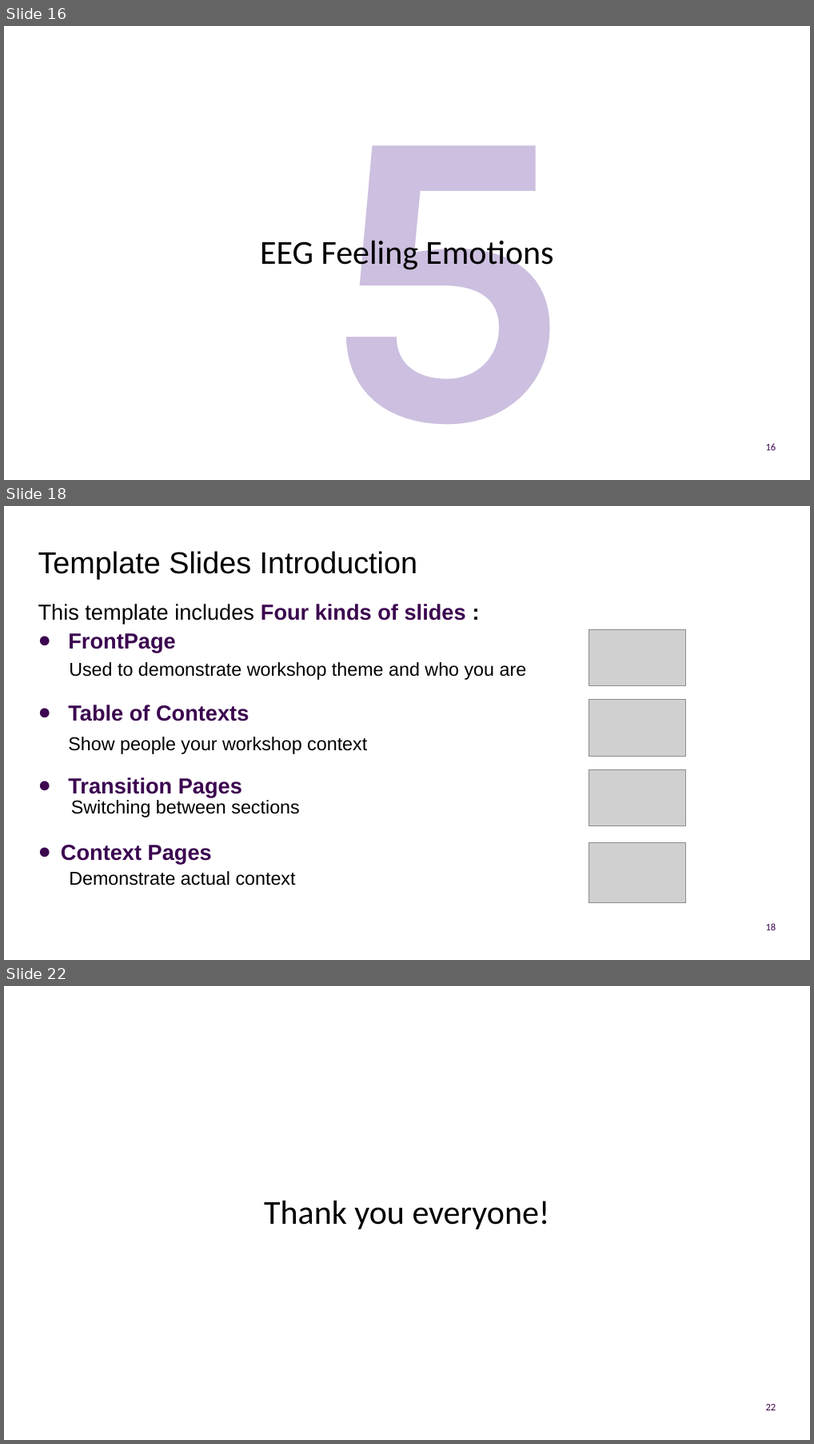
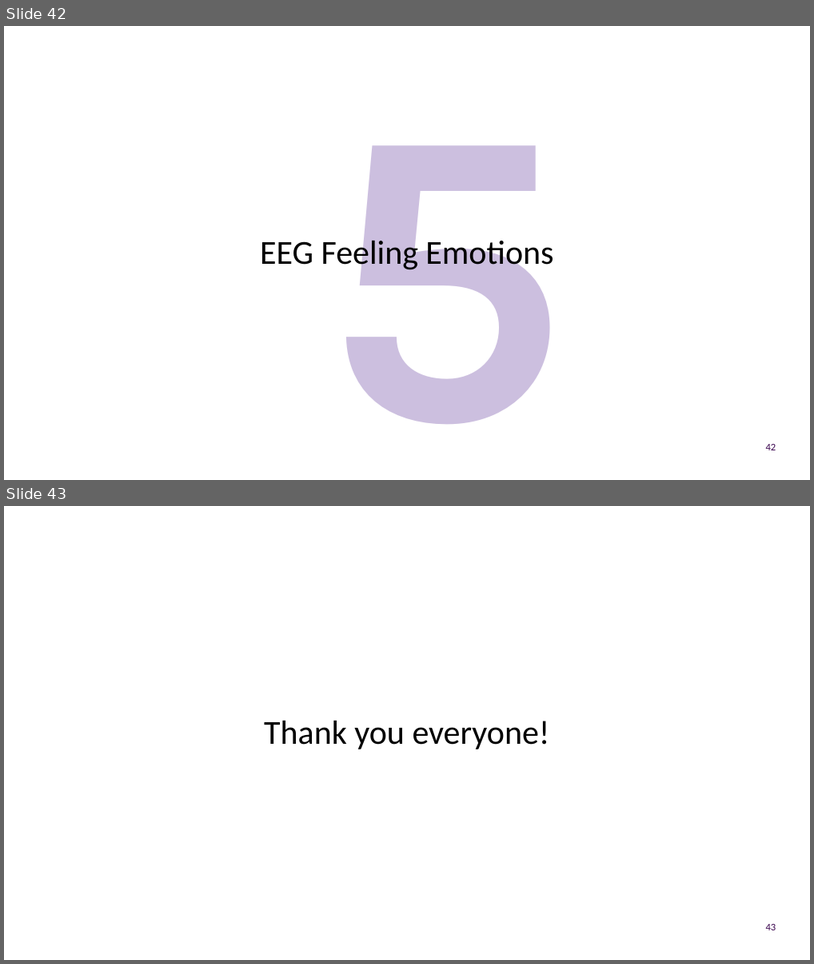
Before and after one commit to UOMDSS/workshops-2022-2023, a slide deck: semester-1/Week-7-EEG-Feeling-Emotions-Logistic-Regression/presentation.pptx. Shown one above the other, each under a label of ours: slides 16, 18 and 22 before the commit, slides 42 and 43 after it; the slides between them are not shown. The pictures are 814x1444 and 814x964 pixels, drawn with LibreOffice and Linux fonts; fonts in the diff are those of the drawing; grey boxes stand for pictures; background and template pictures are left out. Boxes give left, top, right and bottom in pixels: in the first picture for what was removed or moved away, otherwise in the second. Text is boxed around its words. In the diff, an @@ line names an element or a change of style, - is before the commit and + after.

```diff
--- a/semester-1/Week-7-EEG-Feeling-Emotions-Logistic-Regression/presentation.pptx
+++ b/semester-1/Week-7-EEG-Feeling-Emotions-Logistic-Regression/presentation.pptx
@@ slide 18 removed at (4,506,810,960), background #FFFFFF @@
@@ title removed at (38,551,418,580) @@
-Template Slides Introduction
@@ text removed at (38,604,527,885) @@
-This template includes Four kinds of slides :
-● FrontPage
-Used to demonstrate workshop theme and who you are
-● Table of Contexts
-Show people your workshop context
-● Transition Pages
-  Switching between sections
-● Context Pages
-Demonstrate actual context
@@ picture removed at (590,629,686,686) @@
@@ picture removed at (590,699,686,756) @@
@@ picture removed at (590,769,686,825) @@
@@ picture removed at (590,842,686,902) @@
@@ page number removed at (766,923,777,930) @@
-18
@@ what was slide 16 is now slide 42 @@
@@ page number at (766,444,777,450): text changed @@
-16
+42
@@ what was slide 22 is now slide 43 @@
@@ page number at (766,924,777,930): text changed @@
-22
+43
```
Also in this commit, not shown: 7 slides changed, 27 slides added, 5 other slides removed.
